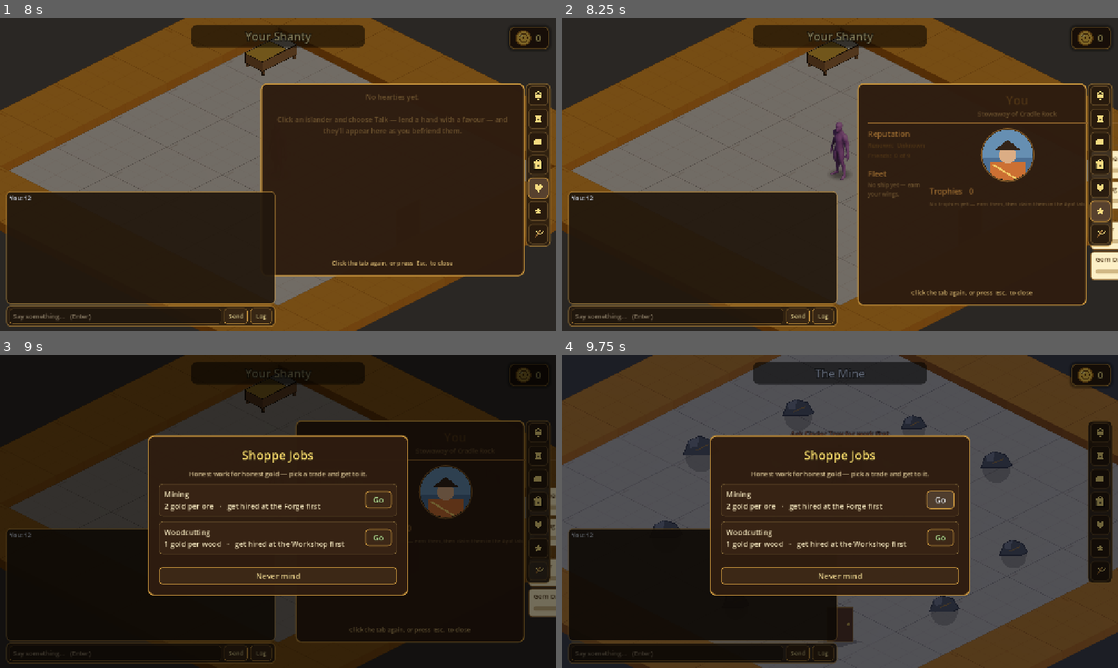
Above: before the commit, frames 1-4 (two rows, left to right).
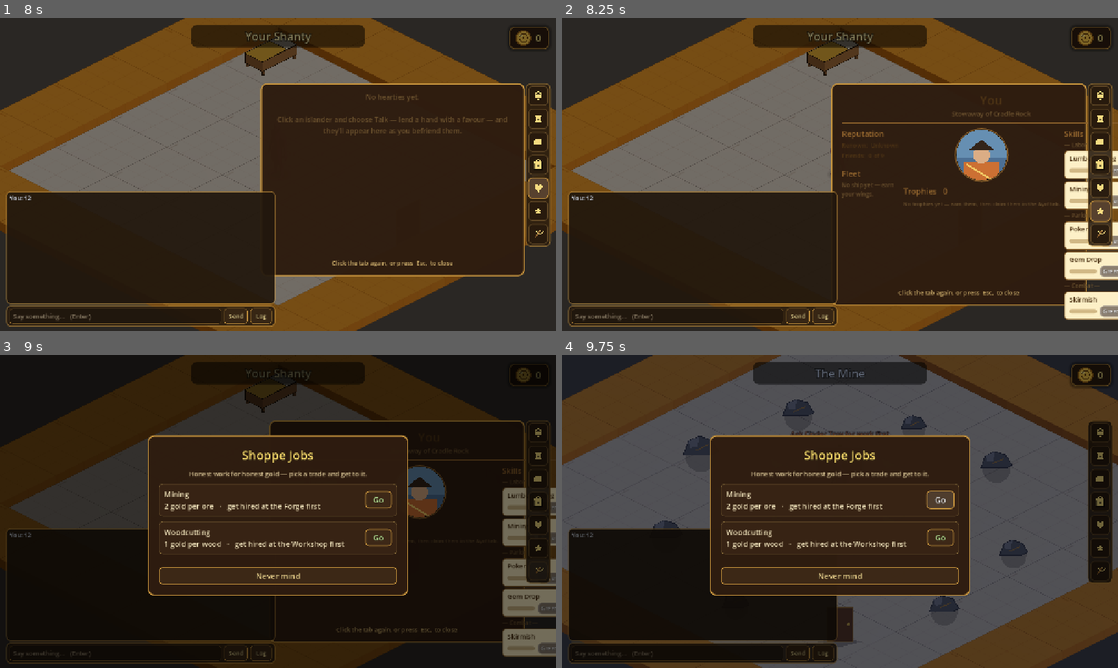
Above: after the commit, the same moments.

Repository: TairoyZone/shivaliva-shanty
Game: Godot game, scene res://main.tscn
The game is run twice, just before and just after one commit, with the same random seed, the same clock (stepped at 60 frames per second) and the same inputs.
Inputs (mouse positions are in pixels of both pictures, inside the frame that each line leads up to):
- Up to frame 1 (8 s): click "New Game" at 0.5 s; click "Let's get to it" at 1.25 s; click (116, 315) at 2.02 s; type "12" at 2.1 s; click "Send" at 2.75 s; click "Log" at 3.5 s; click "0" at 4.25 s; click (539, 118) at 5.02 s; click (539, 143) at 5.77 s; click (539, 165) at 6.52 s; click (539, 187) at 7.27 s
- Up to frame 2 (8.25 s): click (1101, 212) at 8.02 s
- Up to frame 3 (9 s): click (539, 570) at 8.75 s
- Up to frame 4 (9.75 s): click "Go" at 9.5 s

Frame 1 is identical in both runs. In frame 2, 8.7% of the frame differs, in the area x 48-100%, y 20-97%; in frame 3, 5.1%; in frame 4, nothing differs.

Commit message:
fix(profile): drop the wrapping ScrollContainer so columns are bounded by the panel (real fix)
The ProfileView wrapped its content in a ScrollContainer (h-scroll disabled) that wasn't clamping the
columns to the panel width — so the HBox of columns took its natural width and overflowed, shoving the
avatar right + Skills entirely off-screen under the rail. Replaced it with a VBox anchored FULL_RECT to the
view: the columns are now bounded by the panel width (the content is short, no scroll needed). Restored a
comfortable 540px footprint. Verified: scan parses clean.

Co-Authored-By: Claude Opus 4.8 (1M context) <noreply@anthropic.com>

Diff:
--- a/interface/profile_panel/profile_panel.gd
+++ b/interface/profile_panel/profile_panel.gd
@@ -43,15 +43,14 @@
 	# none of that can execute against editor state.
 	if Engine.is_editor_hint():
 		return
-	custom_minimum_size = Vector2(480.0, 440.0)   # match the other tabs' proven width so the window fits it
-	var scroll : ScrollContainer = ScrollContainer.new()
-	scroll.set_anchors_preset(Control.PRESET_FULL_RECT)
-	scroll.horizontal_scroll_mode = ScrollContainer.SCROLL_MODE_DISABLED
-	add_child(scroll)
+	custom_minimum_size = Vector2(540.0, 440.0)
+	# A VBox anchored to FILL this view — the columns are then bounded by the panel width (the old wrapping
+	# ScrollContainer let the columns overflow horizontally, pushing Skills off-screen under the rail). The
+	# profile content is short, so no scroll is needed.
 	_root = VBoxContainer.new()
+	_root.set_anchors_preset(Control.PRESET_FULL_RECT)
 	_root.add_theme_constant_override("separation", 10)
-	_root.size_flags_horizontal = Control.SIZE_EXPAND_FILL
-	scroll.add_child(_root)
+	add_child(_root)
 	refresh()
 
 
